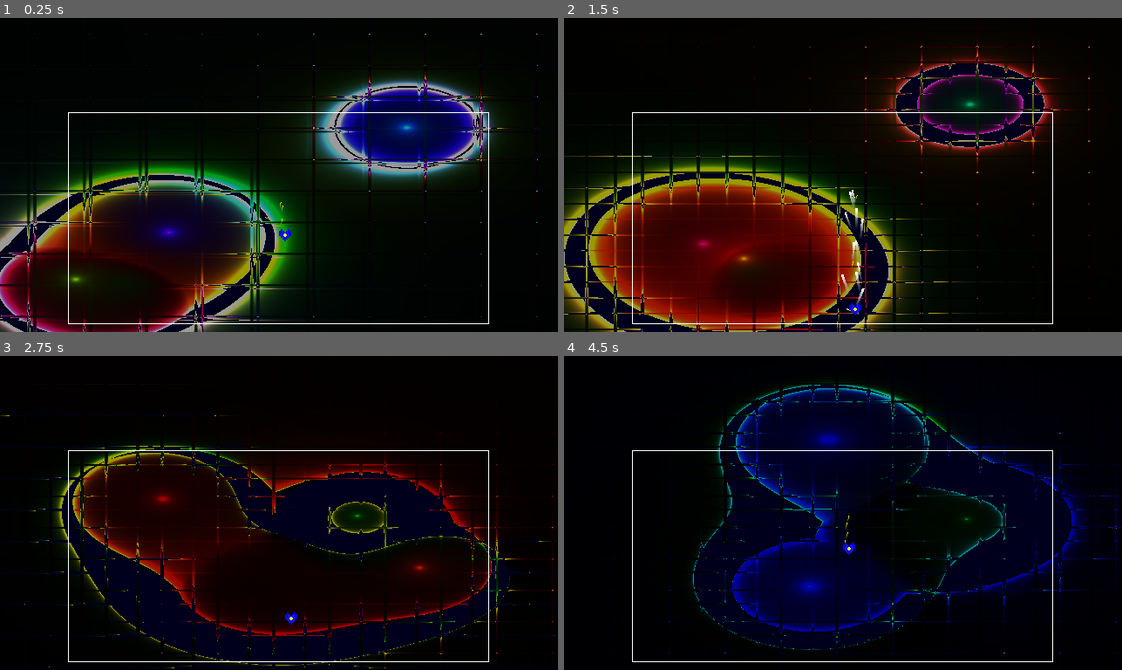
Above: before the commit, frames 1-4 (two rows, left to right).
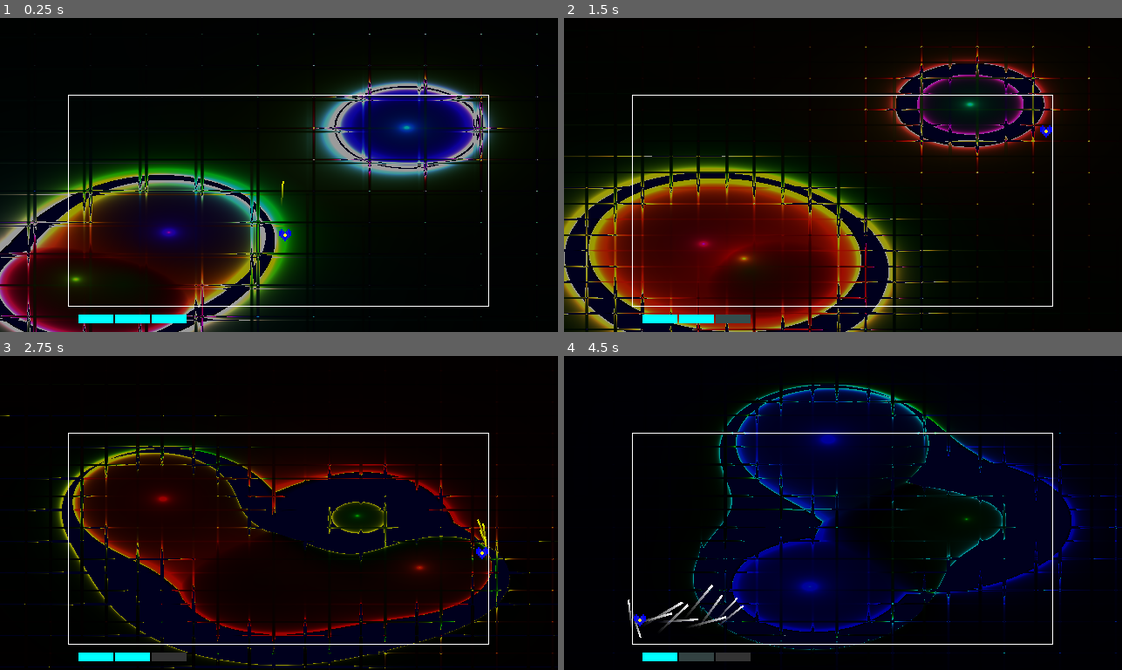
Above: after the commit, the same moments.

Repository: officialErnests/Underkill
Game: Godot game, scene res://Scenes/FIGHT.tscn
The game is run twice, just before and just after one commit, with the same random seed, the same clock (stepped at 60 frames per second) and the same inputs.
Inputs:
- Up to frame 1 (0.25 s): no input
- Up to frame 2 (1.5 s): hold D (Right) 0.53-1.28 s; hold Ctrl (Slide) 0.53-1.28 s; tap Shift (Dash) at 0.6 s; tap Space (Jump) at 0.77, 1.07 s; hold S (Down) from 1.28 s (still down); tap Ctrl (Slide) at 1.35 s
- Up to frame 3 (2.75 s): tap Space (Jump) at 1.52, 1.55, 1.82, 2.1 s; release S (Down) at 2.03 s; hold D (Right) from 2.03 s (still down); tap Shift (Dash) at 2.3 s
- Up to frame 4 (4.5 s): release D (Right) at 2.78 s; hold W (Up) 2.78-3.53 s; tap Shift (Dash) at 2.85, 4.35 s; tap Space (Jump) at 3.02, 3.32, 3.77, 3.8, 4.07 s; tap Ctrl (Slide) at 3.05 s; hold Ctrl (Slide) 3.53-4.28 s; hold A (Left) from 3.53 s (still down)

The runs differ from the first frame. In frame 1, 1.4% of the frame differs, in the area x 12-88%, y 24-98%; in frame 2, 1.8%; in frame 3, 1.6%; in frame 4, 1.9%, in the area x 11-88%, y 24-98%.

Commit message:
Rewriting movement

Diff:
--- a/Assets/Cages/cage.tscn
+++ b/Assets/Cages/cage.tscn
@@ -34,6 +34,36 @@
 
 [node name="Bottom" type="AnimatableBody2D" parent="."]
 
+[node name="Control" type="Control" parent="Bottom"]
+layout_mode = 3
+anchors_preset = 0
+offset_right = 640.0
+offset_bottom = 360.0
+
+[node name="Dash1" type="ColorRect" parent="Bottom/Control"]
+layout_mode = 0
+offset_left = 10.0
+offset_top = 10.0
+offset_right = 50.0
+offset_bottom = 20.0
+color = Color(0, 1, 1, 1)
+
+[node name="Dash2" type="ColorRect" parent="Bottom/Control"]
+layout_mode = 0
+offset_left = 52.0
+offset_top = 10.0
+offset_right = 92.0
+offset_bottom = 20.0
+color = Color(0, 1, 1, 1)
+
+[node name="Dash3" type="ColorRect" parent="Bottom/Control"]
+layout_mode = 0
+offset_left = 94.0
+offset_top = 10.0
+offset_right = 134.0
+offset_bottom = 20.0
+color = Color(0, 1, 1, 1)
+
 [node name="CS" type="CollisionShape2D" parent="Bottom"]
 shape = SubResource("SegmentShape2D_ssx45")
 
--- a/Assets/Charecters/Player/Player.tscn
+++ b/Assets/Charecters/Player/Player.tscn
@@ -6,14 +6,14 @@
 [sub_resource type="Gradient" id="Gradient_6l1uj"]
 colors = PackedColorArray(1, 1, 1, 1, 0.59, 0.59, 0.59, 0)
 
-[sub_resource type="GradientTexture2D" id="GradientTexture2D_i0s3y"]
+[sub_resource type="GradientTexture2D" id="GradientTexture2D_6l1uj"]
 gradient = SubResource("Gradient_6l1uj")
-width = 1
-height = 10
+width = 2
+height = 30
 fill_from = Vector2(0, 1)
 fill_to = Vector2(0, 0)
 
-[sub_resource type="ParticleProcessMaterial" id="ParticleProcessMaterial_q5d5d"]
+[sub_resource type="ParticleProcessMaterial" id="ParticleProcessMaterial_i0s3y"]
 particle_flag_align_y = true
 emission_shape_offset = Vector3(0, 7.5, 0)
 emission_shape = 1
@@ -25,13 +25,20 @@
 gravity = Vector3(0, 0, 0)
 color = Color(0.966667, 1, 0, 1)
 
+[sub_resource type="GradientTexture2D" id="GradientTexture2D_i0s3y"]
+gradient = SubResource("Gradient_6l1uj")
+width = 1
+height = 20
+fill_from = Vector2(0, 1)
+fill_to = Vector2(0, 0)
+
 [sub_resource type="ParticleProcessMaterial" id="ParticleProcessMaterial_6l1uj"]
 lifetime_randomness = 0.61
 particle_flag_align_y = true
-emission_shape_offset = Vector3(0, 5, 0)
+emission_shape_offset = Vector3(5, 0, 0)
 emission_shape = 1
 emission_sphere_radius = 10.78
-direction = Vector3(0, -1, 0)
+direction = Vector3(-10, 0, 0)
 initial_velocity_min = 41.9
 initial_velocity_max = 41.9
 radial_velocity_min = 44.69
@@ -54,13 +61,13 @@
 
 [node name="Slide" type="GPUParticles2D" parent="."]
 z_index = -1
+emitting = false
 amount = 4
-texture = SubResource("GradientTexture2D_i0s3y")
+texture = SubResource("GradientTexture2D_6l1uj")
 lifetime = 0.5
 speed_scale = 2.0
-collision_base_size = 0.0
 trail_lifetime = 0.5
-process_material = SubResource("ParticleProcessMaterial_q5d5d")
+process_material = SubResource("ParticleProcessMaterial_i0s3y")
 
 [node name="Slide2" type="GPUParticles2D" parent="."]
 z_index = -1
--- a/Scenes/FIGHT.tscn
+++ b/Scenes/FIGHT.tscn
@@ -60,9 +60,12 @@
 pivot_offset = Vector2(0.5, 0.5)
 color = Color(0, 0, 0, 0.392157)
 
-[node name="CharacterBody2D" parent="." instance=ExtResource("2_yp62b")]
+[node name="CharacterBody2D" parent="." node_paths=PackedStringArray("StageGui") instance=ExtResource("2_yp62b")]
 position = Vector2(0, 50)
+StageGui = NodePath("../Cage/Bottom/Control")
 
 [node name="Cage" parent="." instance=ExtResource("3_yp62b")]
-CagePosition = Vector2(0, 50)
+CagePosition = Vector2(0, 30)
 CageSize = Vector2(480, 240)
+
+[editable path="Cage"]
--- a/Scenes/SoulsMovement.gd
+++ b/Scenes/SoulsMovement.gd
@@ -8,7 +8,9 @@
 const JUMP_HEIGHT = 500
 const GROUNDPOUND_SPEED = 800
 const DASH_SPEED = 1000
-const DASH_LENGHT = 100
+const DASH_LENGHT = 0.1
+const WALL_COYOTE = 0.1
+
 
 #env variables
 const DAMPENING = Vector2(0.85, 0.97)
@@ -16,26 +18,206 @@
 #states
 var Sliding = false
 var CanMove = true
-var Dashing = false
 var Airborne = false
 var OnWall = false
 var GroundSlam = false
 var JumpStorage = false
 var Invincible = false
 
+@export var StageGui: Control
+
+#betterStates
+enum EnumPlayerStates {AIR,GROUND,WALL}
+enum EnumPlrMovement {
+	DASH,
+	SLIDE,
+	GROUND_SLAM,
+	GROUND_SLAM_RECOVERY,
+	WALL_HUG,
+	WALL_SLIDE,
+	AIRBORNE,
+	GROUNDED
+}
+#State
+var CurentPlayersState = EnumPlayerStates.AIR
+var PlrMovement = EnumPlrMovement.GROUNDED
 #script used variables
-var slideSPEED = 0.1
+var wallSlideSpeed = 0.1
 var timeSinceLastGroundpund = 0
 var groundVelocity = 0
 var groundDistance = 0
 var dashingTime = 0
 var lastDirection = 1
 var energy = 3
-
+var wallCoyoti = 0
+var wallNormal = Vector2(0,0)
+
+func Movement(delta) -> void:
+	var input_direction = Input.get_vector("Left", "Right", "Up", "Down")
+	if input_direction.x == 0:
+		lastDirection = 1
+	else:
+		lastDirection = input_direction.x
+	velocity.x += input_direction.x * SPEED * delta
+
+func Gravity(delta) -> void:
+	velocity.y += delta * GRAVITY
+
+func WallGrav(delta) -> void:
+	$Slide.emitting = true
+	velocity.y += delta * GRAVITY * wallSlideSpeed
+	wallSlideSpeed += delta * 0.1
+	if get_wall_normal().x < 0:
+		$Slide.process_material.emission_shape_offset = Vector3(5,-2.5,0)
+		$Slide.process_material.direction = Vector3(-0.2,-1,0)
+	else:
+		$Slide.process_material.emission_shape_offset = Vector3(-5,-2.5,0)
+		$Slide.process_material.direction = Vector3(0.2,-1,0)
+
+func Dashing(delta) -> void:
+	if dashingTime > 0:
+		if lastDirection == 1:
+			$Slide2.emitting = true
+			$Slide2.process_material.emission_shape_offset = Vector3(5,0,0)
+			$Slide2.process_material.direction = Vector3(-10,0,0)
+		else:
+			$Slide2.emitting = true
+			$Slide2.process_material.emission_shape_offset = Vector3(-5,0,0)
+			$Slide2.process_material.direction = Vector3(10,0,0)
+		dashingTime -= delta/10
+		velocity = Vector2(DASH_SPEED * lastDirection, 0)
+	else:
+		$Slide2.emitting = false
+		PlrMovement = EnumPlrMovement.AIRBORNE
+		dashingTime = 0
+
+func DisableWallGrav():
+	$Slide.emitting = false
+
+func ResetWallJumps() -> void:
+	walljumps = 3
+	wallSlideSpeed = 0.1
+
+
+func DetJump() -> void:
+	if Input.is_action_just_pressed("Jump"):
+		velocity.y -= JUMP_HEIGHT
+
+func DetWallJump() -> void:
+	if Input.is_action_just_pressed("Jump") and walljumps > 0:
+		walljumps -= 1
+		velocity.y = -JUMP_HEIGHT
+		velocity.x = wallNormal.x * SPEED
+
+func DetDash() -> void:
+	if Input.is_action_just_pressed("Dash") and energy >= 1:
+		dashingTime = DASH_LENGHT
+		energy -= 1
+		PlrMovement = EnumPlrMovement.DASH
+
+func CoyoteWall() -> void:
+	wallCoyoti = WALL_COYOTE
+
+func DetCoyoteWall(delta) -> void:
+	if wallCoyoti > 0:
+		DetWallJump()
+		wallCoyoti -= delta/10
+
+
+func GetWallDir() -> void:
+	wallNormal = get_wall_normal()
 
 func get_input(delta) -> void:
 	delta *= 10
 	velocity *= DAMPENING
+
+	if energy < 3:
+		energy += delta / 10 * 0.7
+		StageGui.get_node("Dash3").color = Color(0.2,max(energy-2,0.4)/2,max(energy-2,0.4)/2)
+		if energy < 2:
+			StageGui.get_node("Dash2").color = Color(0.2,max(energy-1,0.4)/2,max(energy-1,0.4)/2)
+		else:
+			StageGui.get_node("Dash2").color = Color(0,1,1)
+		if energy < 1:
+			StageGui.get_node("Dash1").color = Color(0.2,max(energy-0,0.4)/2,max(energy-0,0.4)/2)
+		else:
+			StageGui.get_node("Dash1").color = Color(0,1,1)
+	else:
+		energy = 3
+		StageGui.get_node("Dash1").color = Color(0,1,1)
+		StageGui.get_node("Dash2").color = Color(0,1,1)
+		StageGui.get_node("Dash3").color = Color(0,1,1)
+
+
+	if is_on_floor():
+		CurentPlayersState = EnumPlayerStates.GROUND
+	elif is_on_wall():
+		GetWallDir()
+		CurentPlayersState = EnumPlayerStates.WALL
+	else:
+		CurentPlayersState = EnumPlayerStates.AIR
+
+	if PlrMovement == EnumPlrMovement.GROUNDED:
+		ResetWallJumps()
+		if CurentPlayersState == EnumPlayerStates.AIR:
+			PlrMovement = EnumPlrMovement.AIRBORNE
+		if CurentPlayersState == EnumPlayerStates.WALL:
+			PlrMovement = EnumPlrMovement.WALL_HUG
+
+	if PlrMovement == EnumPlrMovement.AIRBORNE and CurentPlayersState == EnumPlayerStates.GROUND:
+		PlrMovement = EnumPlrMovement.GROUNDED
+
+	if PlrMovement == EnumPlrMovement.AIRBORNE and CurentPlayersState == EnumPlayerStates.WALL:
+		if velocity.y > 0:
+			PlrMovement = EnumPlrMovement.WALL_SLIDE
+		else:
+			PlrMovement = EnumPlrMovement.WALL_HUG
+
+	if PlrMovement == EnumPlrMovement.WALL_HUG:
+		if velocity.y > 0:
+			PlrMovement = EnumPlrMovement.WALL_SLIDE
+
+
+	if PlrMovement == EnumPlrMovement.WALL_SLIDE or PlrMovement == EnumPlrMovement.WALL_HUG:
+		if CurentPlayersState == EnumPlayerStates.AIR:
+			CoyoteWall()
+			DisableWallGrav()
+			PlrMovement = EnumPlrMovement.AIRBORNE
+		if CurentPlayersState == EnumPlayerStates.GROUND:
+			CoyoteWall()
+			DisableWallGrav()
+			PlrMovement = EnumPlrMovement.GROUNDED
+
+	print(EnumPlayerStates.find_key(CurentPlayersState) + " " + EnumPlrMovement.find_key(PlrMovement))
+
+	if PlrMovement == EnumPlrMovement.GROUNDED:
+		Movement(delta)
+		DetJump()
+
+	if PlrMovement == EnumPlrMovement.AIRBORNE:
+		DetCoyoteWall(delta)
+		Movement(delta)
+		Gravity(delta)
+
+	if PlrMovement == EnumPlrMovement.WALL_HUG:
+		Movement(delta)
+		Gravity(delta)
+		DetWallJump()
+
+	if PlrMovement == EnumPlrMovement.WALL_SLIDE:
+		Movement(delta)
+		WallGrav(delta)
+		DetWallJump()
+
+	if PlrMovement != EnumPlrMovement.DASH:
+		DetDash()
+
+	if PlrMovement == EnumPlrMovement.DASH:
+		Dashing(delta)
+
+
+	if true:
+		return
 
 	if is_on_floor():
 		Airborne = false
@@ -56,6 +238,11 @@
 			$Slide2.emitting = true
 			groundDistance = 0
 	else:
+		if GroundSlam:
+			timeSinceLastGroundpund = Time.get_ticks_msec()
+			$Slide2.emitting = false
+			GroundSlam = false
+			JumpStorage = false
 		if Input.is_action_pressed("Slide"):
 			Sliding = true
 		else:
@@ -71,13 +258,6 @@
 			CanMove = false
 			$CollisionPolygon2D.scale.y = 1
 
-	if CanMove:
-		var input_direction = Input.get_vector("Left", "Right", "Up", "Down")
-		if input_direction.x == 0:
-			lastDirection = 1
-		else:
-			lastDirection = input_direction
-		velocity.x += input_direction.x * SPEED * delta
 
 	if Dashing:
 		if dashingTime > 0:
@@ -85,10 +265,6 @@
 			$CollisionPolygon2D.scale.y = 1
 			velocity = Vector2(DASH_SPEED * lastDirection,0)
 			Invincible = true
-		else:
-			Dashing = false
-			Invincible = false
-
 
 	if GroundSlam:
 		if Dashing:
@@ -96,34 +272,13 @@
 			JumpStorage = false
 			groundDistance = 0
 
-	if not CanMove:
-		if (not GroundSlam or JumpStorage ) and Sliding:
-			CanMove = true
-
 	if Airborne:
-		if not Dashing and (not GroundSlam or JumpStorage):
-			if OnWall:
-				$Slide.emitting = true
-				velocity.y += delta * GRAVITY * slideSPEED
-				slideSPEED += delta * 0.1
-				if get_wall_normal().x < 0:
-					$Slide.process_material.emission_shape_offset = Vector3(5,-2.5,0)
-					$Slide.process_material.direction = Vector3(-0.2,-1,0)
-				else:
-					$Slide.process_material.emission_shape_offset = Vector3(-5,-2.5,0)
-					$Slide.process_material.direction = Vector3(0.2,-1,0)
-			else:
-				velocity.y += delta * GRAVITY
-	else:
-		slideSPEED = 0.1
+		pass
+	else:
+		wallSlideSpeed = 0.1
 		$Slide.emitting = false
 		walljumps = 3
 
-		if GroundSlam:
-			timeSinceLastGroundpund = Time.get_ticks_msec()
-			$Slide2.emitting = false
-			GroundSlam = false
-			JumpStorage = false
 		if Input.is_action_just_pressed("Jump"):
 			velocity.y = -JUMP_HEIGHT
 			#JumpStorage
@@ -143,13 +298,9 @@
 	#wallthingies
 	if OnWall and Airborne:
 		#walljump
-		if Input.is_action_just_pressed("Jump") and walljumps > 0:
-			walljumps -= 1
-			velocity.y = -JUMP_HEIGHT
-			velocity.x = get_wall_normal().x * SPEED
 			#JumpStorage
-			if GroundSlam:
-				JumpStorage = true
+		if GroundSlam:
+			JumpStorage = true
 		else:
 			#when going down a wall
 			if velocity.y > 0:
@@ -163,8 +314,6 @@
 				if GroundSlam and not JumpStorage:
 					velocity.y = GROUNDPOUND_SPEED
 	#Dashing
-	if Input.is_action_just_pressed("Dash"):
-		dashingTime = DASH_LENGHT
 
 func _physics_process(delta):
 	get_input(delta)
Not shown: 1 places in Assets/Charecters/Player/Player.tscn that only renumber resources
Not shown, changed: README.md
